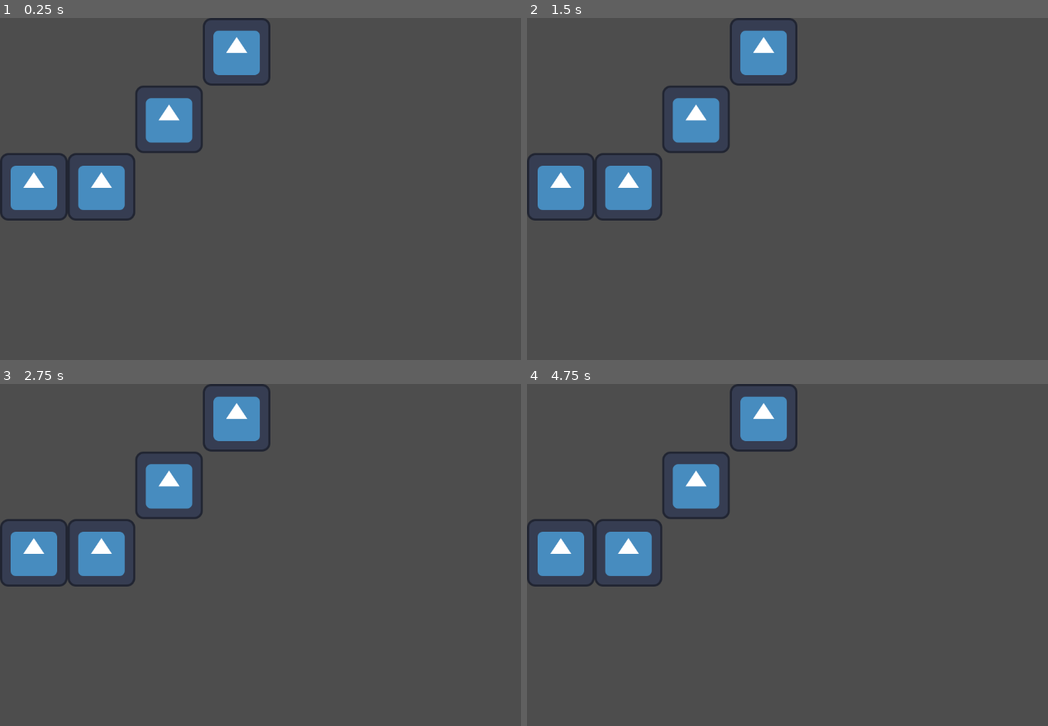
Above: before the commit, frames 1-4 (two rows, left to right).
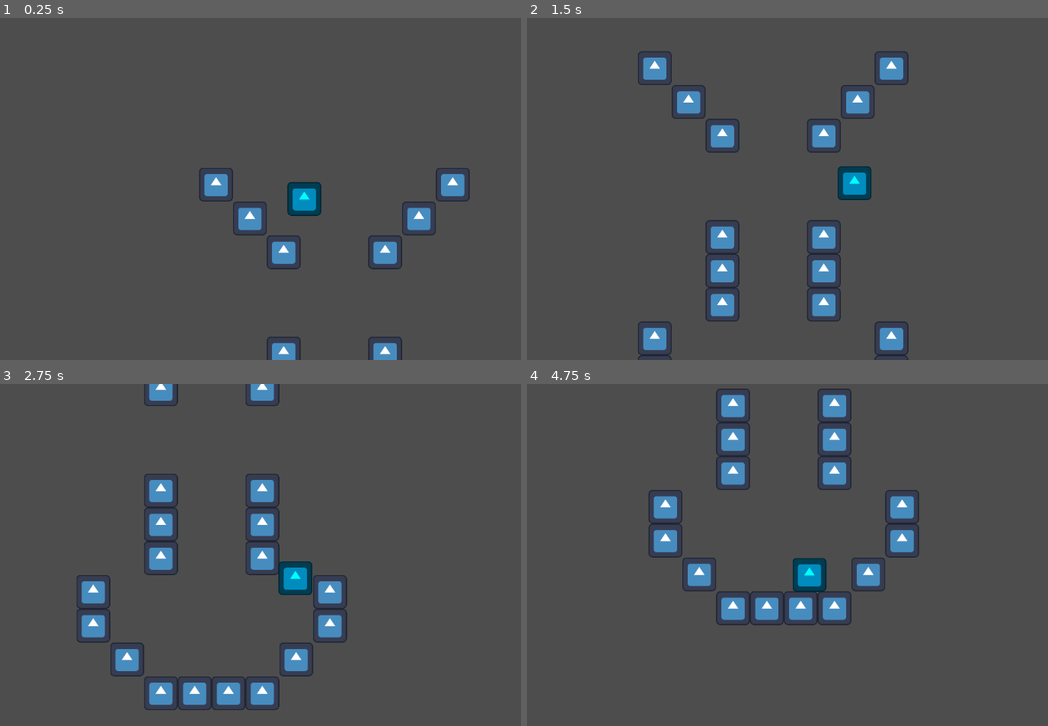
Above: after the commit, the same moments.

Repository: EmptyConsole/Platforming-Game-Template
Game: Godot game, scene res://node_2d.tscn
The game is run twice, just before and just after one commit, with the same random seed, the same clock (stepped at 60 frames per second) and the same inputs. The engine's default icon, where the game draws it, is replaced by a stand-in: a white triangle on a blue panel in a dark square.
Inputs:
- Up to frame 1 (0.25 s): no input
- Up to frame 2 (1.5 s): hold Right (ui_right) from 0.53 s (still down); tap Up (ui_up) at 0.6, 0.77, 1.07, 1.35 s
- Up to frame 3 (2.75 s): tap Up (ui_up) at 1.52, 1.82, 2.1 s; release Right (ui_right) at 2.03 s; hold Left (ui_left) from 2.03 s (still down)
- Up to frame 4 (4.75 s): release Left (ui_left) at 2.78 s; hold Right (ui_right) 2.78-4.28 s; tap Up (ui_up) at 2.85, 3.02, 3.32, 3.6, 3.77, 4.07, 4.35, 4.52 s; hold Left (ui_left) from 4.28 s (still down)

The runs differ from the first frame. In frame 1, 9.5% of the frame differs, in the area x 0-91%, y 0-100%; in frame 2, 11%; in frame 3, 13%, in the area x 0-67%, y 0-96%; in frame 4, 12%.

Commit message:
Added Player

Diff:
--- a/node_2d.tscn
+++ b/node_2d.tscn
@@ -1,6 +1,7 @@
-[gd_scene load_steps=4 format=3 uid="uid://cctva87ers143"]
+[gd_scene load_steps=5 format=3 uid="uid://cctva87ers143"]
 
 [ext_resource type="Texture2D" uid="uid://nrvh0rmqmawy" path="res://icon.svg" id="1_wtcfe"]
+[ext_resource type="PackedScene" uid="uid://ffahjgaxph3v" path="res://player_2d.tscn" id="2_0e48y"]
 
 [sub_resource type="TileSetAtlasSource" id="TileSetAtlasSource_0e48y"]
 texture = ExtResource("1_wtcfe")
@@ -83,3 +84,10 @@
 collision_animatable = true
 format = 2
 layer_0/tile_data = PackedInt32Array(-196610, 0, 0, -131074, 0, 0, -65538, 0, 0, -262143, 0, 0, -196607, 0, 0, -131071, …(225 unchanged characters)…
+
+[node name="Player2D" parent="." instance=ExtResource("2_0e48y")]
+position = Vector2(-114, -1091)
+
+[node name="Camera2D" type="Camera2D" parent="Player2D"]
+zoom = Vector2(0.5, 0.5)
+position_smoothing_enabled = true
--- /dev/null
+++ b/player_2d.gd
@@ -0,0 +1,25 @@
+extends CharacterBody2D
+
+
+const SPEED = 500.0
+const JUMP_VELOCITY = -700.0
+
+
+func _physics_process(delta: float) -> void:
+	# Add the gravity.
+	if not is_on_floor():
+		velocity += get_gravity() * delta * 2
+
+	# Handle jump.
+	if Input.is_action_just_pressed("ui_up") and is_on_floor():
+		velocity.y = JUMP_VELOCITY
+
+	# Get the input direction and handle the movement/deceleration.
+	# As good practice, you should replace UI actions with custom gameplay actions.
+	var direction := Input.get_axis("ui_left", "ui_right")
+	if direction:
+		velocity.x = direction * SPEED
+	else:
+		velocity.x = move_toward(velocity.x, 0, SPEED)
+
+	move_and_slide()
--- /dev/null
+++ b/player_2d.tscn
@@ -0,0 +1,35 @@
+[gd_scene load_steps=6 format=3 uid="uid://ffahjgaxph3v"]
+
+[ext_resource type="Texture2D" uid="uid://nrvh0rmqmawy" path="res://icon.svg" id="1_oo4mb"]
+[ext_resource type="Script" uid="uid://cins5bgj8w3tm" path="res://player_2d.gd" id="1_sy00s"]
+
+[sub_resource type="CapsuleShape2D" id="CapsuleShape2D_sy00s"]
+radius = 12.4
+height = 24.8
+
+[sub_resource type="AtlasTexture" id="AtlasTexture_p3026"]
+atlas = ExtResource("1_oo4mb")
+region = Rect2(0, 0, 128, 128)
+
+[sub_resource type="SpriteFrames" id="SpriteFrames_7fikk"]
+animations = [{
+"frames": [{
+"duration": 1.0,
+"texture": SubResource("AtlasTexture_p3026")
+}],
+"loop": true,
+"name": &"default",
+"speed": 5.0
+}]
+
+[node name="Player2D" type="CharacterBody2D"]
+script = ExtResource("1_sy00s")
+
+[node name="CollisionShape2D" type="CollisionShape2D" parent="."]
+scale = Vector2(5, 5)
+shape = SubResource("CapsuleShape2D_sy00s")
+
+[node name="AnimatedSprite2D" type="AnimatedSprite2D" parent="."]
+modulate = Color(0, 1, 1, 1)
+position = Vector2(1.01328e-06, 0)
+sprite_frames = SubResource("SpriteFrames_7fikk")
Not shown, added: player_2d.gd.uid
